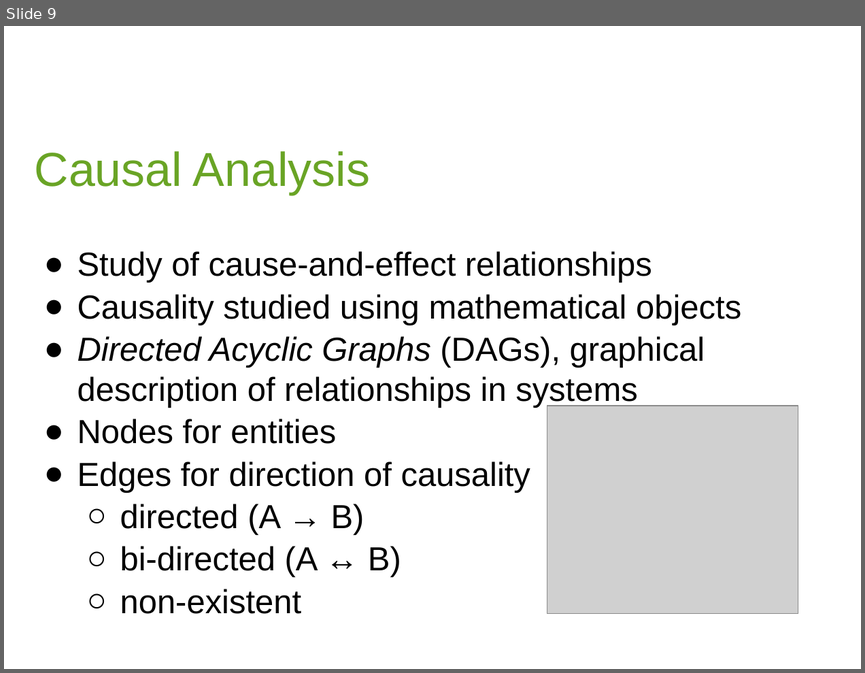
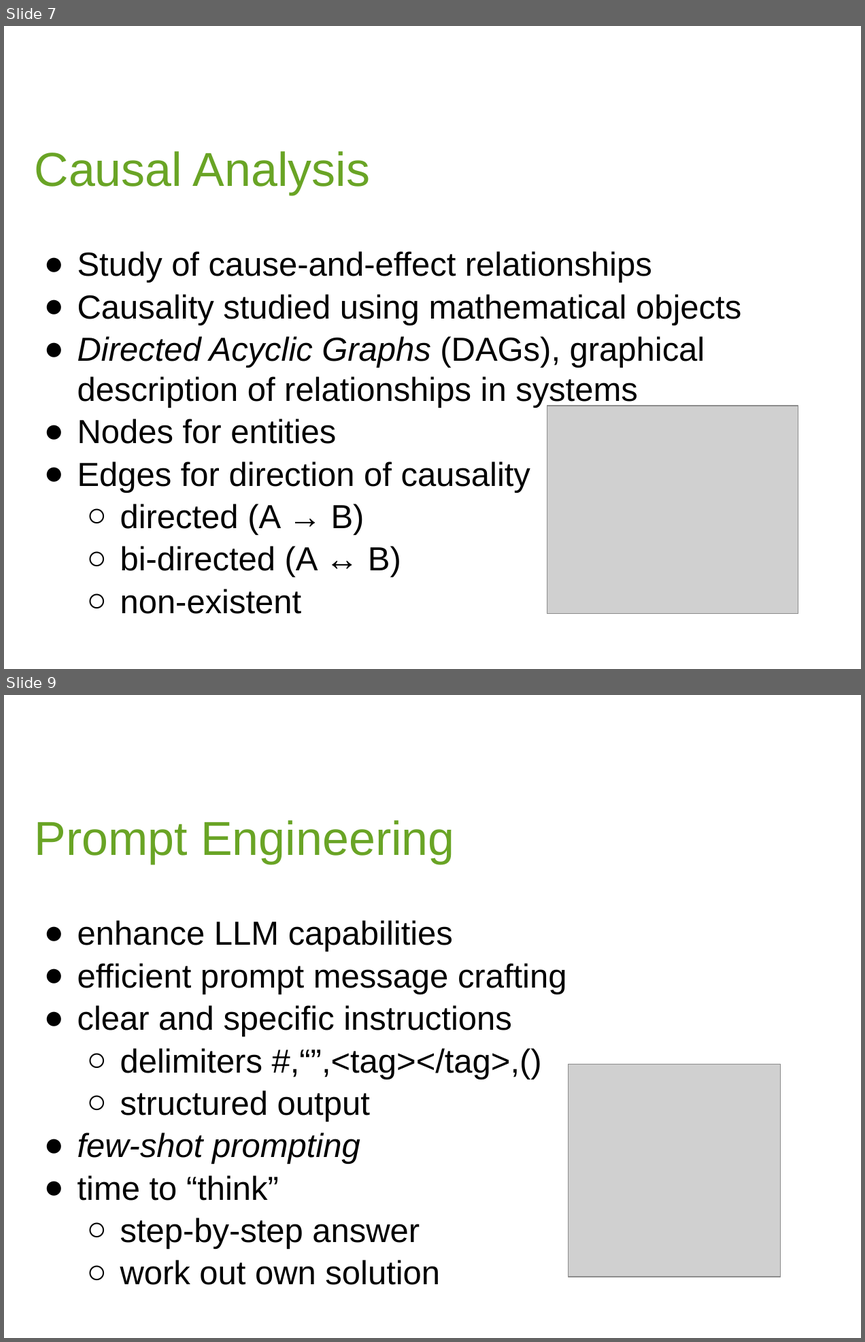
Before and after one commit to Pikerozzo/causal-llms, a slide deck: docs/PRES_PIQUE.pptx. Shown one above the other, each under a label of ours: slide 9 before the commit, slides 7 and 9 after it; the slides between them are not shown. The pictures are 865x673 and 865x1342 pixels, drawn with LibreOffice and Linux fonts; fonts in the diff are those of the drawing; grey boxes stand for pictures; background and template pictures are left out. Boxes give left, top, right and bottom in pixels: in the first picture for what was removed or moved away, otherwise in the second. Text is boxed around its words. In the diff, an @@ line names an element or a change of style, - is before the commit and + after.

```diff
--- a/docs/PRES_PIQUE.pptx
+++ b/docs/PRES_PIQUE.pptx
@@ slide 9 added at [4,695,861,1338], background #FFFFFF @@
@@ text added at [35,820,454,864], 40 pt, text #69A425 @@
+Prompt Engineering
@@ text added at [77,920,567,1285], 28 pt, text #000000 @@
+● enhance LLM capabilities
+● efficient prompt message crafting
+● clear and specific instructions
+  ○ delimiters #,“”,<tag></tag>,()
+  ○ structured output
+● few-shot prompting
+● time to “think”
+  ○ step-by-step answer
+  ○ work out own solution
@@ picture added at [568,1064,781,1277] @@
@@ what was slide 9 is now slide 7 @@
```
Also in this commit, not shown: 3 slides changed, 15 other slides added, 6 slides removed, 59 other files.
